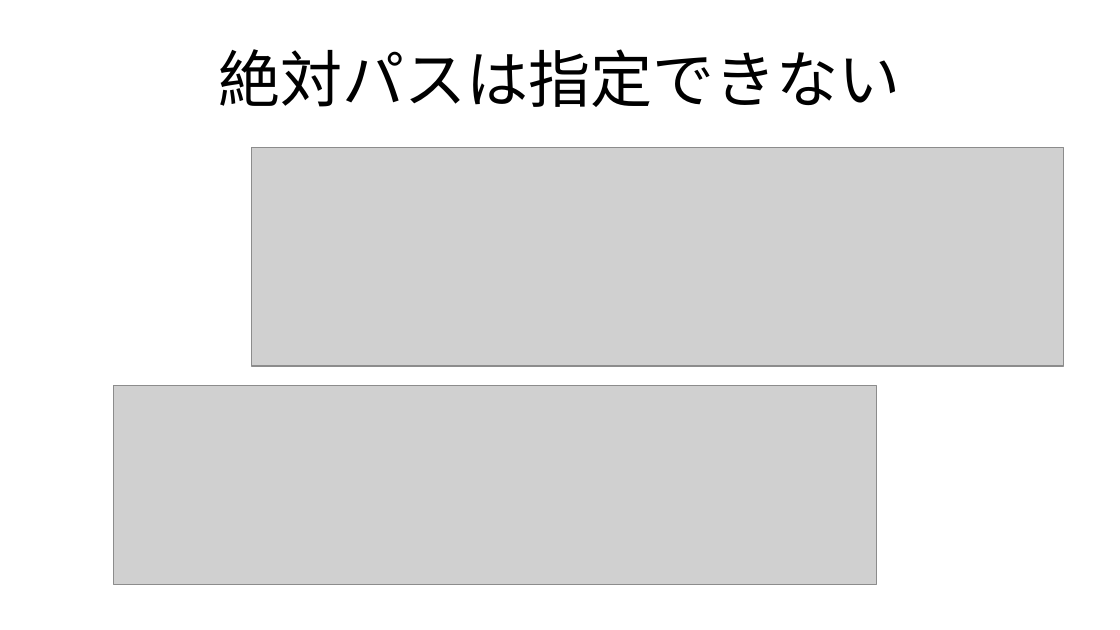
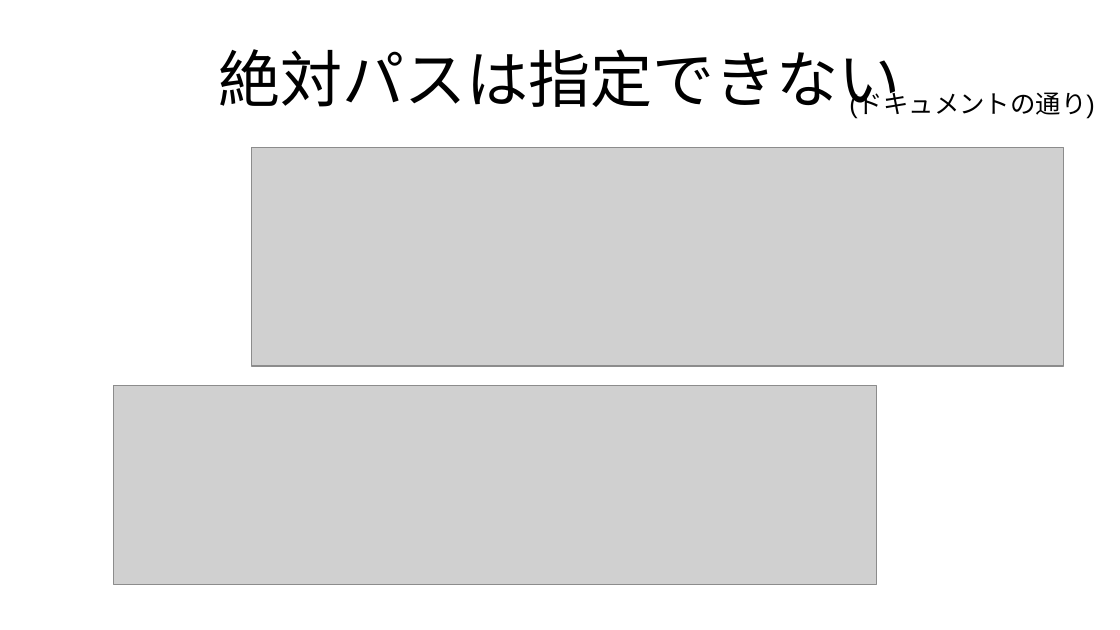
Before and after one commit to kijimaD/roam-ui, a slide deck: slide 12 of pages/pdfs/20250214_root.odp (slide 11 before the commit). Drawn at 1120x630 pixels with LibreOffice and Linux fonts; fonts in the diff are those of the drawing; grey boxes stand for pictures. Boxes give left, top, right and bottom in pixels: in the first picture for what was removed or moved away, otherwise in the second. Text is boxed around its words. In the diff, an @@ line names an element or a change of style, - is before the commit and + after.

```diff
--- a/pages/pdfs/20250214_root.odp
+++ b/pages/pdfs/20250214_root.odp
@@ text added at <box>849,93,1095,119</box>, 18 pt, text #000000 @@
+(ドキュメントの通り)
```
Also in this commit, not shown: 2 other slides changed, 1 slide added, 2 other files.
